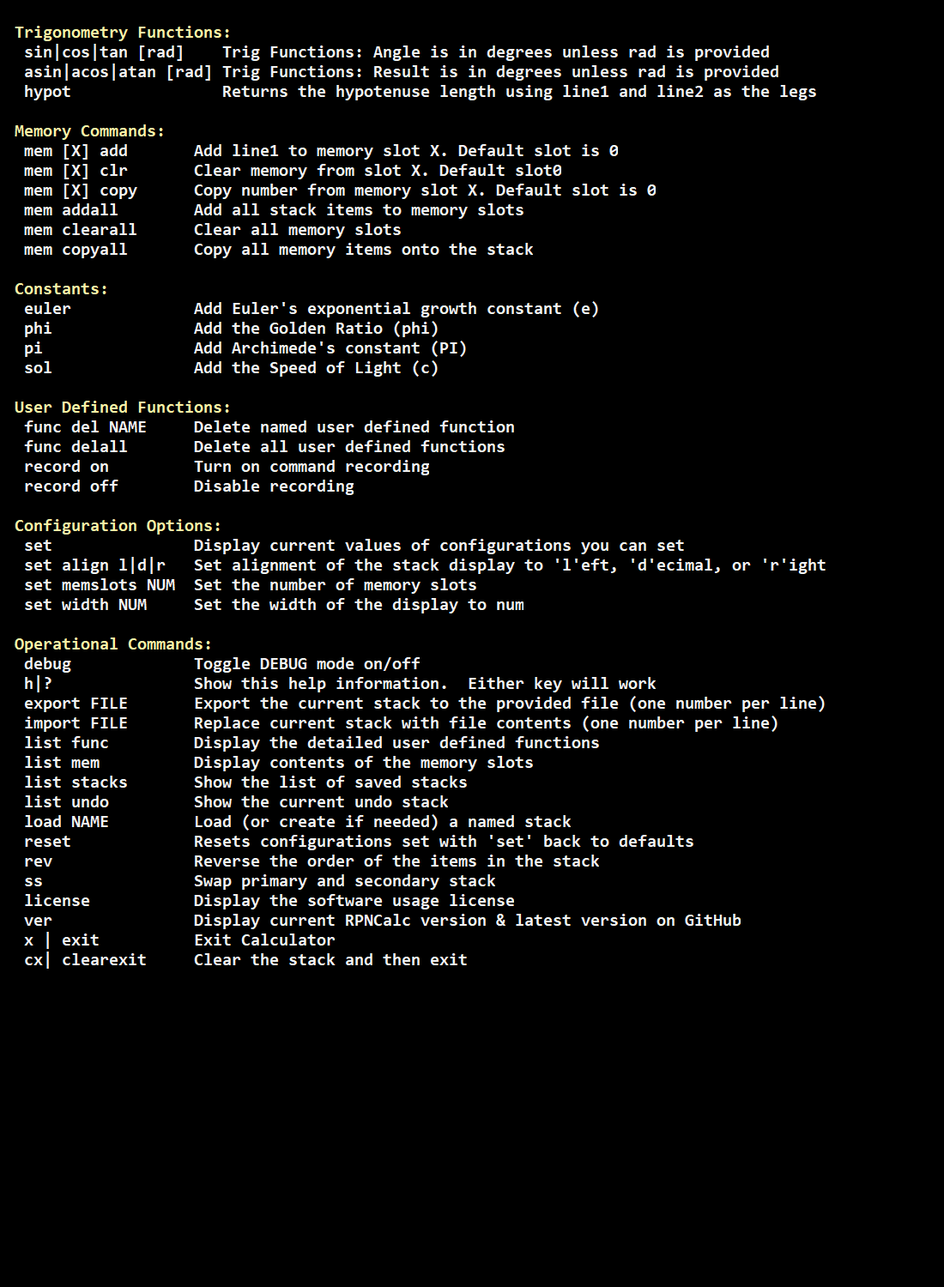
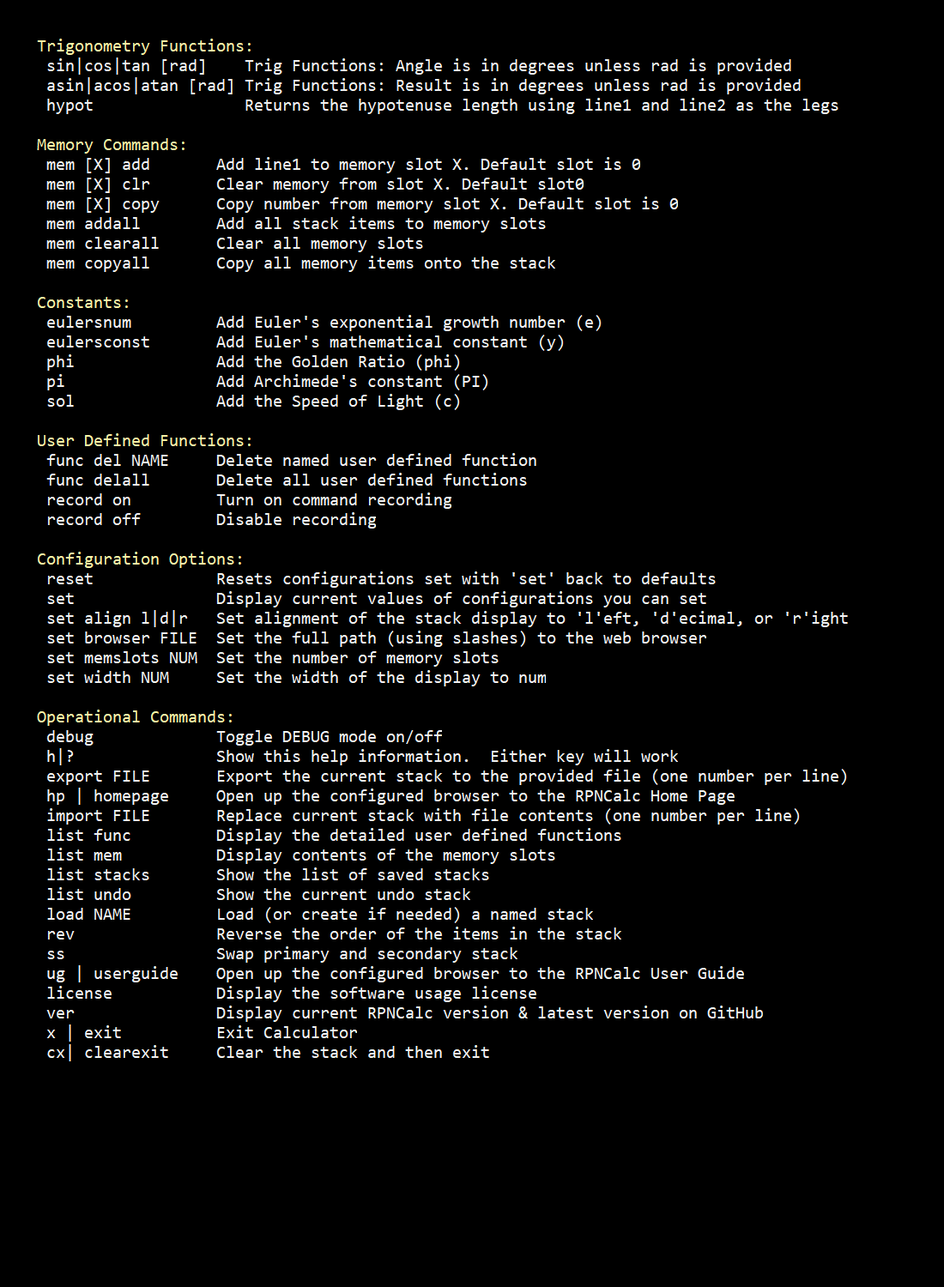
Layered file, before and after one edit (944 × 1287). Changes by layer:
renamed "Help" to "Help2", painted on it over [14, 25, 848, 1062]
